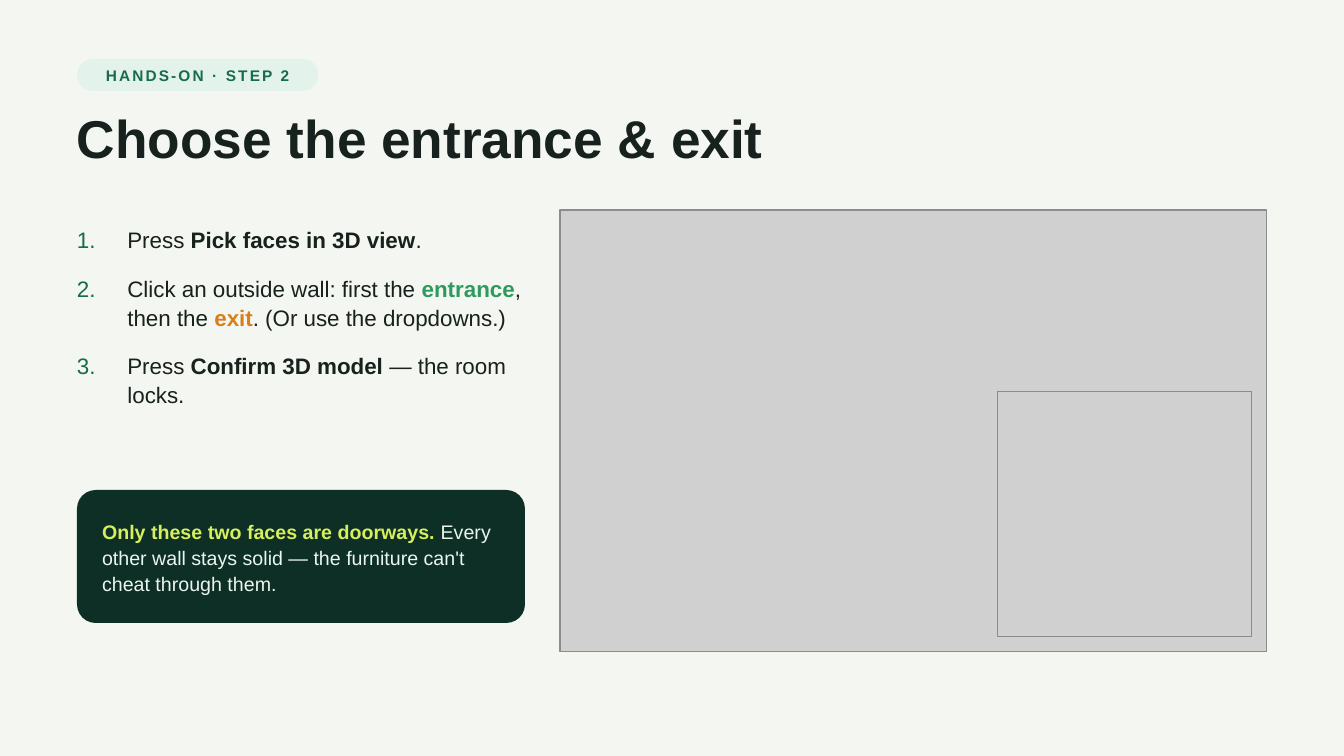
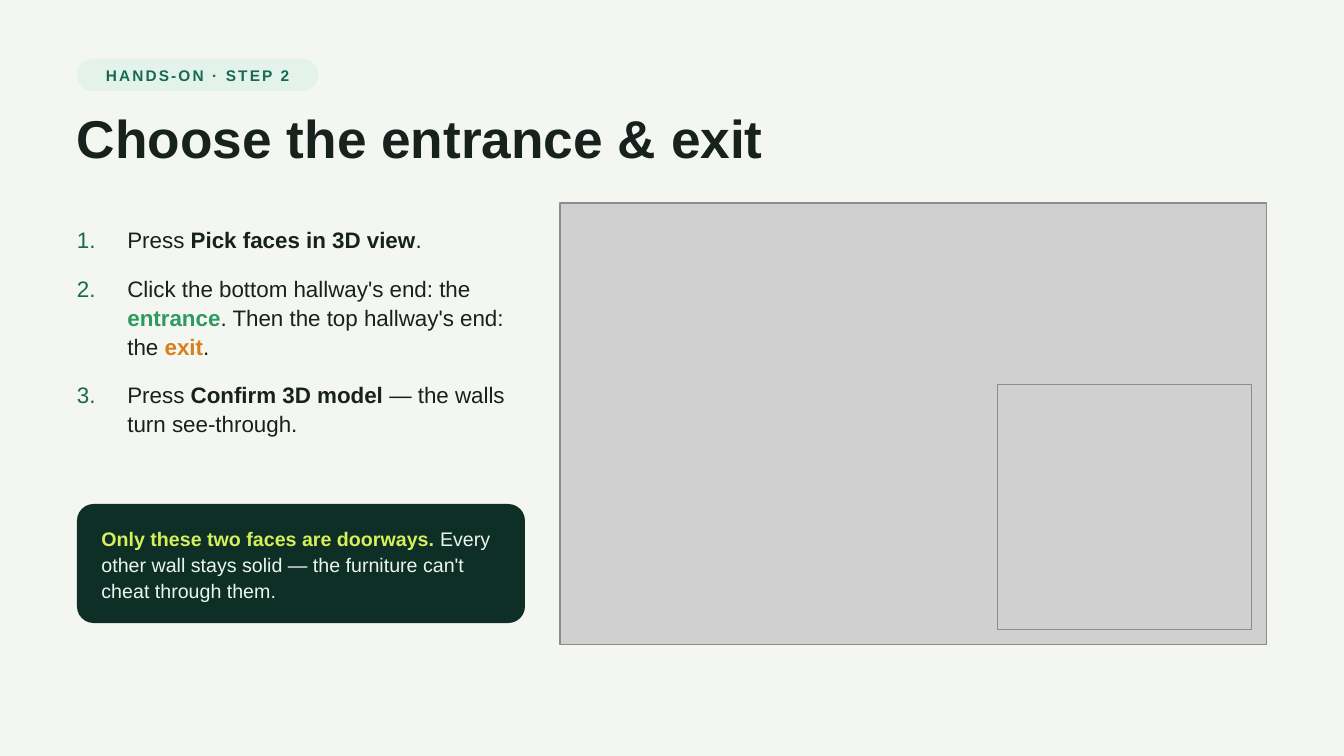
Before and after one commit to volcano1998/FurnitureSim_3D, a slide deck: slide 12 of slides/CanItFit.pptx (slide 5 before the commit). Drawn at 1344x756 pixels with LibreOffice and Linux fonts; fonts in the diff are those of the drawing; grey boxes stand for pictures. Boxes give left, top, right and bottom in pixels: in the first picture for what was removed or moved away, otherwise in the second. Text is boxed around its words. In the diff, an @@ line names an element or a change of style, - is before the commit and + after.

Commit message:
Manual mode starts outside, roll sampling default, remove heuristic, new slides

```diff
--- a/slides/CanItFit.pptx
+++ b/slides/CanItFit.pptx
@@ picture: place and size @@
-picture at (561,210,1267,651)
+picture at (561,203,1267,644)
@@ text at (127,280,505,437): text changed @@
-2. Click an outside wall: first the entrance, then the exit. (Or use the dropdowns.)
-3. Press Confirm 3D model — the room locks.
+2. Click the bottom hallway's end: the entrance. Then the top hallway's end: the exit.
+3. Press Confirm 3D model — the walls turn see-through.
@@ picture: place and size @@
-picture at (998,391,1252,636)
+picture at (998,384,1252,629)
@@ rounded rectangle "Only these two faces are ...": place and size @@
-rounded rectangle "Only these two faces are ..." at (77,490,524,623)
+rounded rectangle "Only these two faces are ..." at (77,504,524,623)
```
Also in this commit, not shown: 12 other slides changed, 11 slides added, 4 slides removed, 16 other files.
